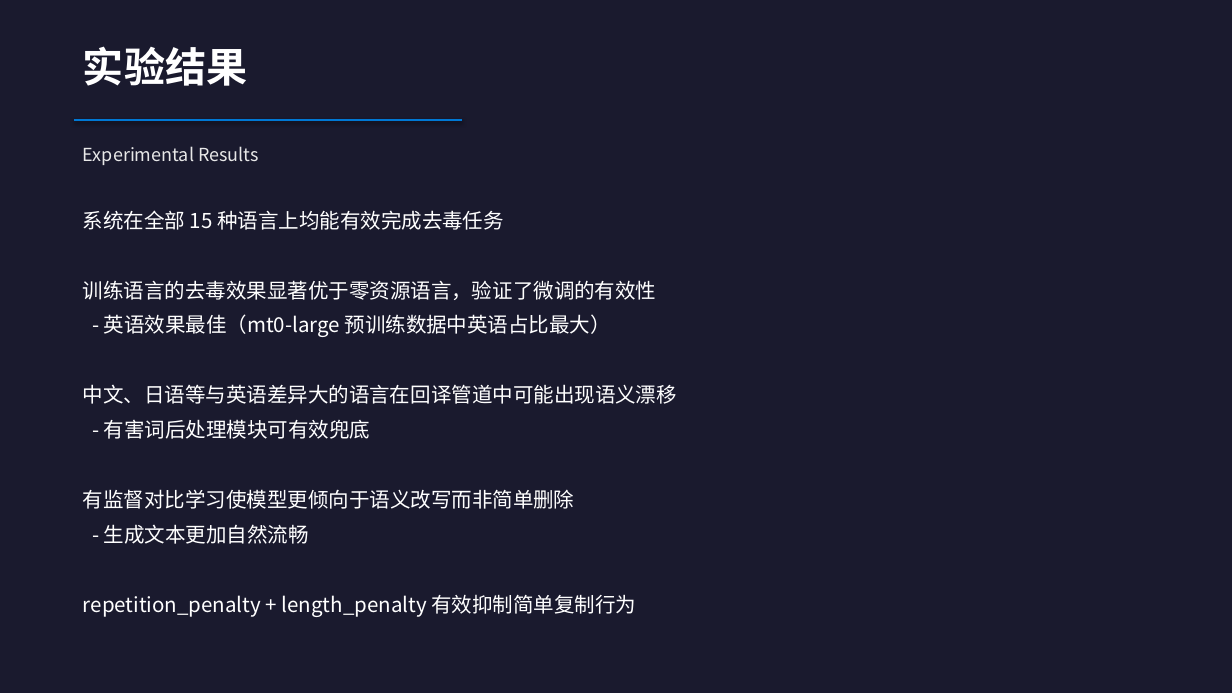
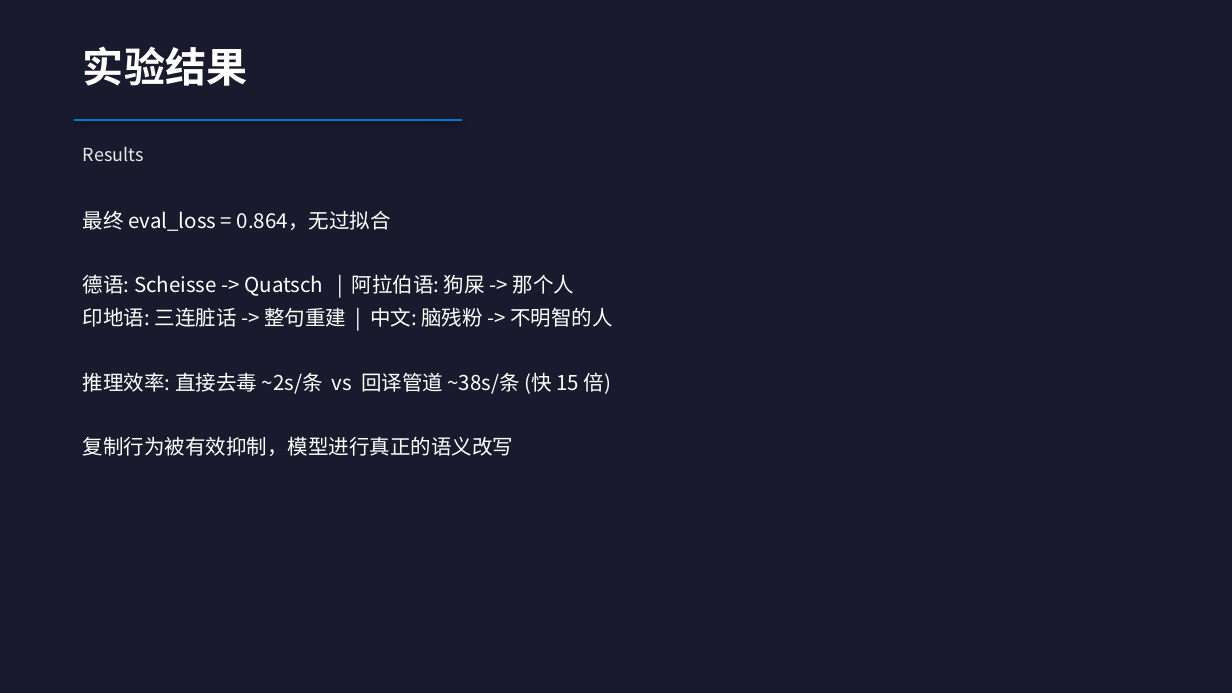
Before and after one commit to TextDetoxification/work, a slide deck: slide 8 of 课程项目汇报_多语言文本去毒化.pptx (slide 9 before the commit). Drawn at 1232x693 pixels with LibreOffice and Linux fonts; fonts in the diff are those of the drawing. Boxes give left, top, right and bottom in pixels: in the first picture for what was removed or moved away, otherwise in the second. Text is boxed around its words. In the diff, an @@ line names an element or a change of style, - is before the commit and + after.

```diff
--- a/课程项目汇报_多语言文本去毒化.pptx
+++ b/课程项目汇报_多语言文本去毒化.pptx
@@ text at (83,146,144,161): text changed @@
-Experimental Results
+Results
@@ text at (83,210,612,456): text changed @@
-系统在全部 15 种语言上均能有效完成去毒任务
-训练语言的去毒效果显著优于零资源语言，验证了微调的有效性
-- 英语效果最佳（mt0-large 预训练数据中英语占比最大）
-中文、日语等与英语差异大的语言在回译管道中可能出现语义漂移
-- 有害词后处理模块可有效兜底
-有监督对比学习使模型更倾向于语义改写而非简单删除
-- 生成文本更加自然流畅
-repetition_penalty + length_penalty 有效抑制简单复制行为
+最终 eval_loss = 0.864，无过拟合
+德语: Scheisse -> Quatsch | 阿拉伯语: 狗屎 -> 那个人
+印地语: 三连脏话 -> 整句重建 | 中文: 脑残粉 -> 不明智的人
+推理效率: 直接去毒 ~2s/条 vs 回译管道 ~38s/条 (快 15 倍)
+复制行为被有效抑制，模型进行真正的语义改写
```
Also in this commit, not shown: 7 other slides changed, 2 slides added, 3 slides removed, 2 other files.
